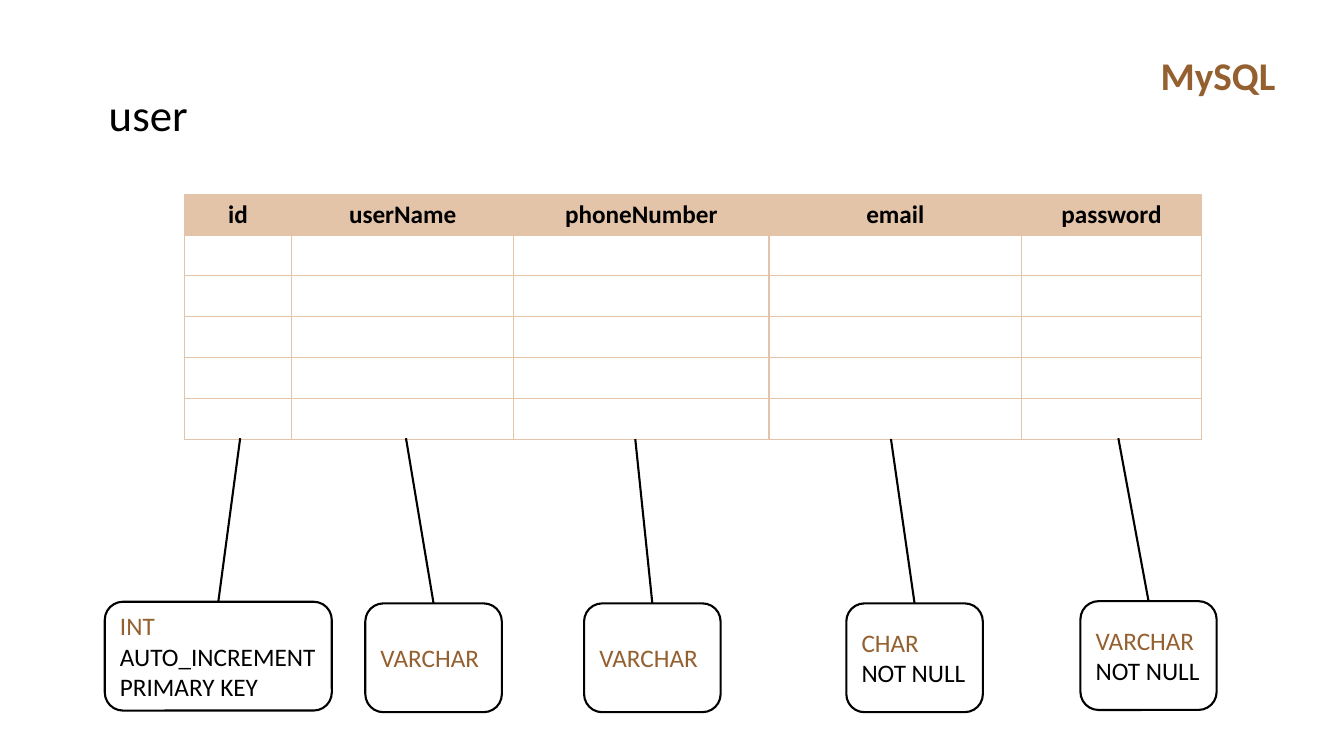
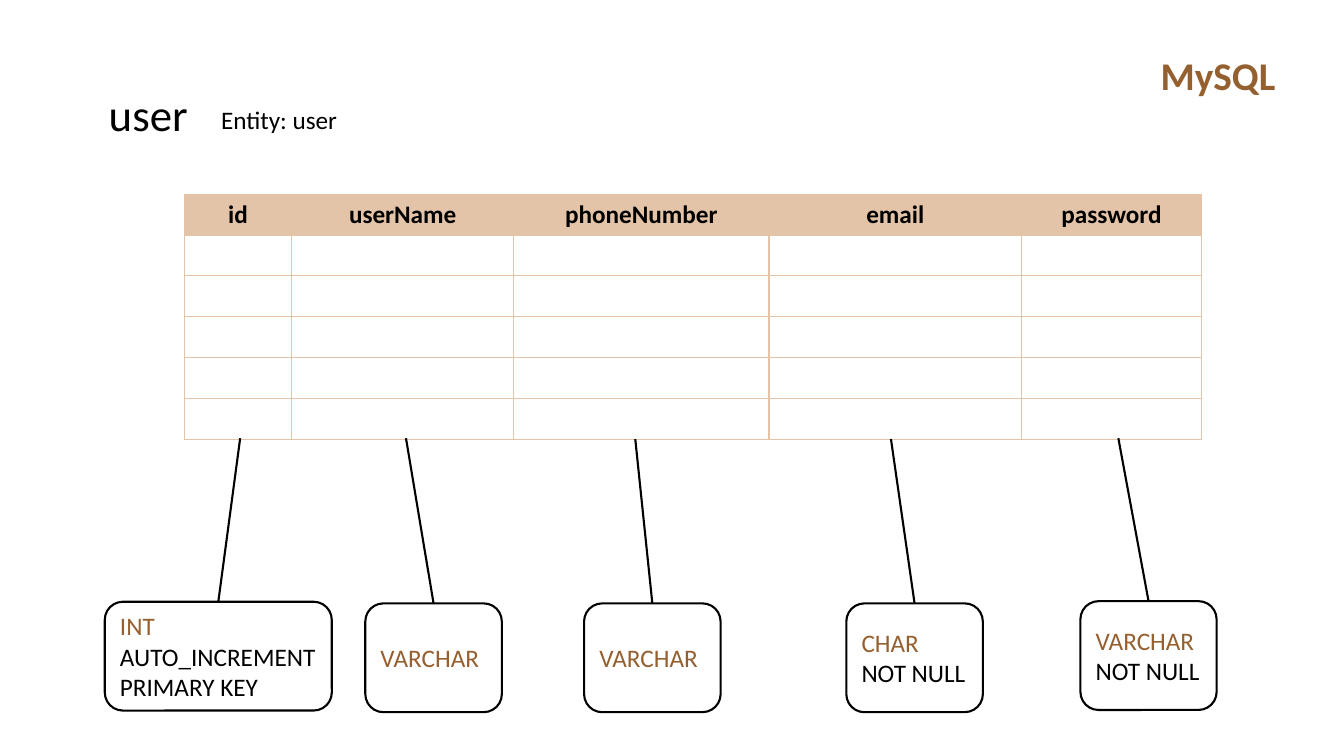
Before and after one commit to 7000qwq/gold, a slide deck: slide 10 of design.pptx. Drawn at 1344x756 pixels with LibreOffice and Linux fonts; fonts in the diff are those of the drawing. Boxes give left, top, right and bottom in pixels: in the first picture for what was removed or moved away, otherwise in the second. Text is boxed around its words. In the diff, an @@ line names an element or a change of style, - is before the commit and + after.

```diff
--- a/design.pptx
+++ b/design.pptx
@@ text added at bbox=[221, 111, 337, 133], 18 pt, text #000000 @@
+Entity: user
```
Also in this commit, not shown: 3 other slides changed, 16 slides added, 5 other files.
